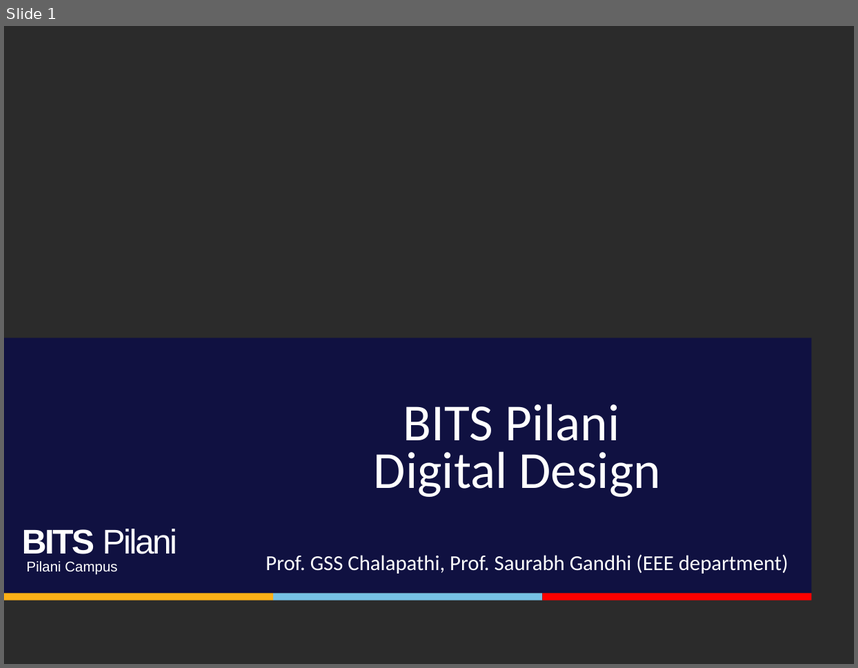
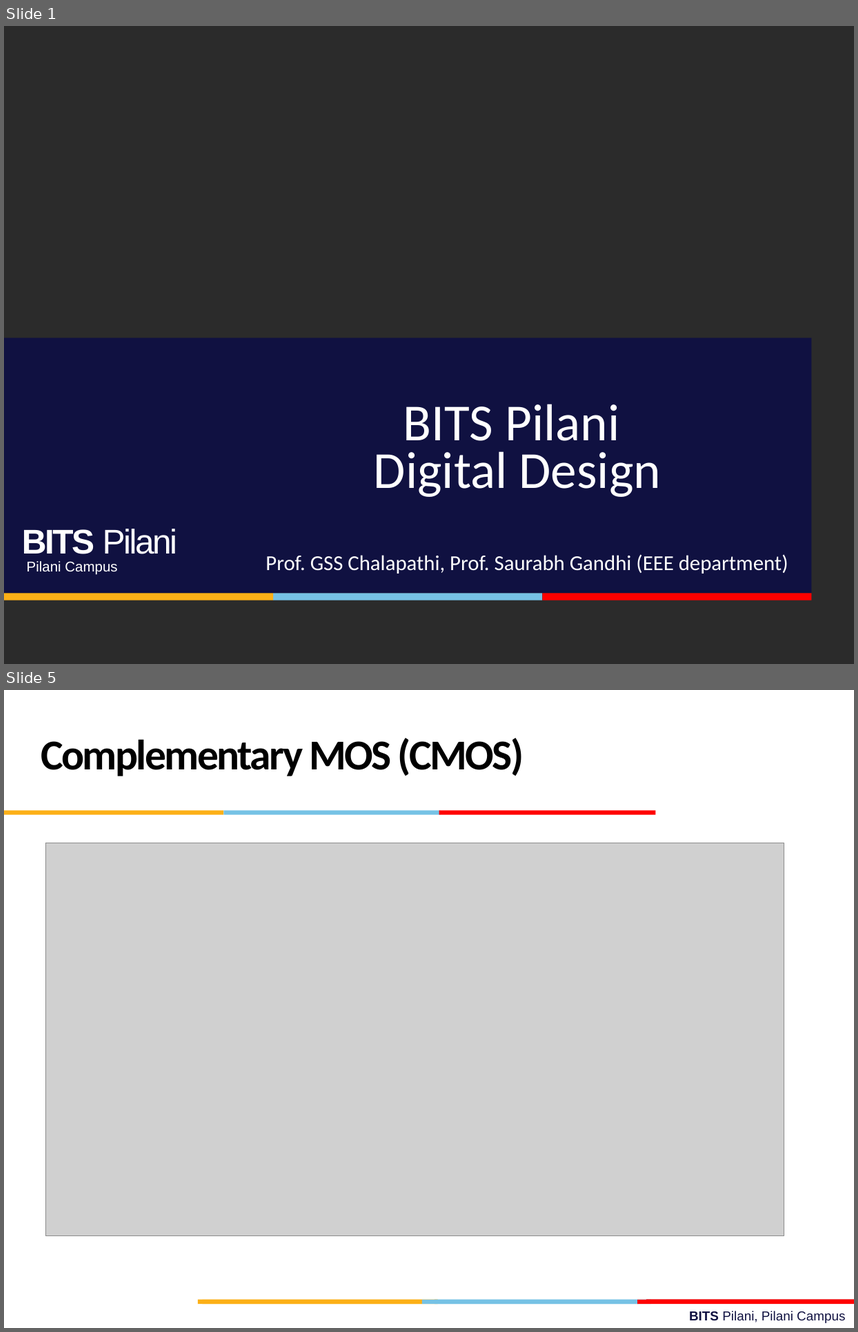
Before and after one commit to csndl-iitd/f2152025, a slide deck: Lec-30-31.pptx. Shown one above the other, each under a label of ours: slide 1 before the commit, slides 1 and 5 after it; the slides between them are not shown. The pictures are 858x668 and 858x1332 pixels, drawn with LibreOffice and Linux fonts; fonts in the diff are those of the drawing; grey boxes stand for pictures; background and template pictures are left out; a plain dark background stands for a picture behind light text. Boxes give left, top, right and bottom in pixels: in the first picture for what was removed or moved away, otherwise in the second. Text is boxed around its words. In the diff, an @@ line names an element or a change of style, - is before the commit and + after.

```diff
--- a/Lec-30-31.pptx
+++ b/Lec-30-31.pptx
@@ slide 5 added at (4,690,854,1328), background #FFFFFF @@
@@ text added at (41,738,524,776), 36 pt, text #000000, bold @@
+Complementary MOS (CMOS)
@@ rectangle added at (4,811,223,815), fill #FCB017 @@
@@ rectangle added at (223,811,440,815), fill #76C2E5 @@
@@ rectangle added at (439,811,656,815), fill #FF0000 @@
@@ picture added at (45,843,784,1236) @@
@@ rectangle added at (198,1299,437,1303), fill #FCB017 @@
@@ rectangle added at (202,1299,421,1304), fill #FCB017 @@
@@ rectangle added at (422,1299,639,1304), fill #76C2E5 @@
@@ rectangle added at (434,1299,651,1303), fill #76C2E5 @@
@@ rectangle added at (637,1299,854,1304), fill #FF0000 @@
@@ rectangle added at (646,1299,854,1303), fill #E31C24 @@
@@ text added at (689,1310,845,1323), 11 pt, text #101141 @@
+BITS Pilani, Pilani Campus
```
Also in this commit, not shown: 9 other slides added, 21 slides removed, 1 other file.
